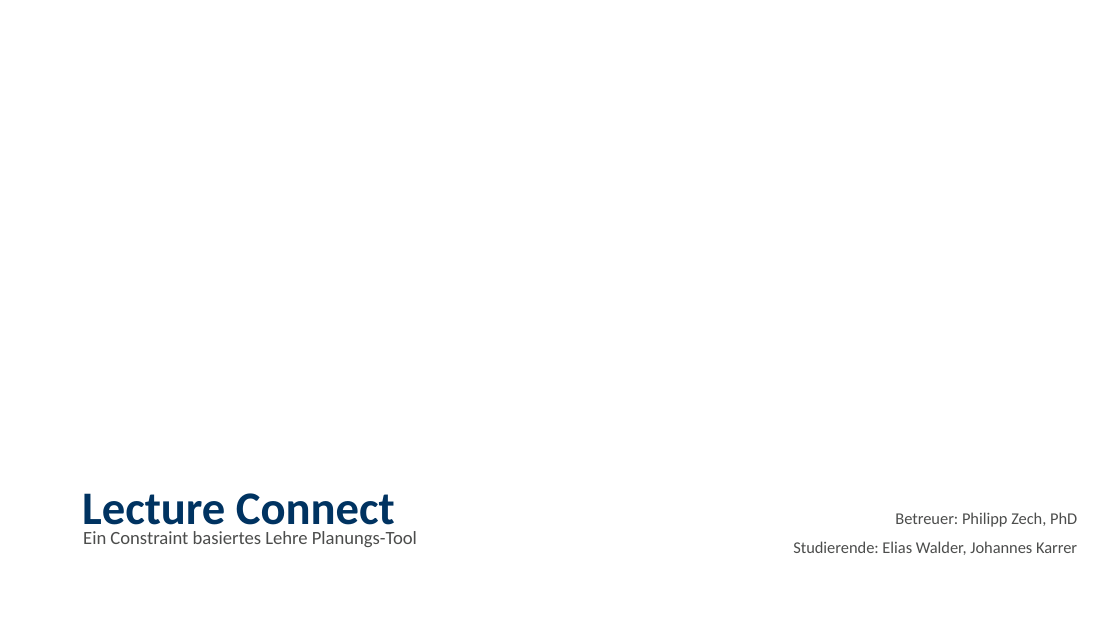
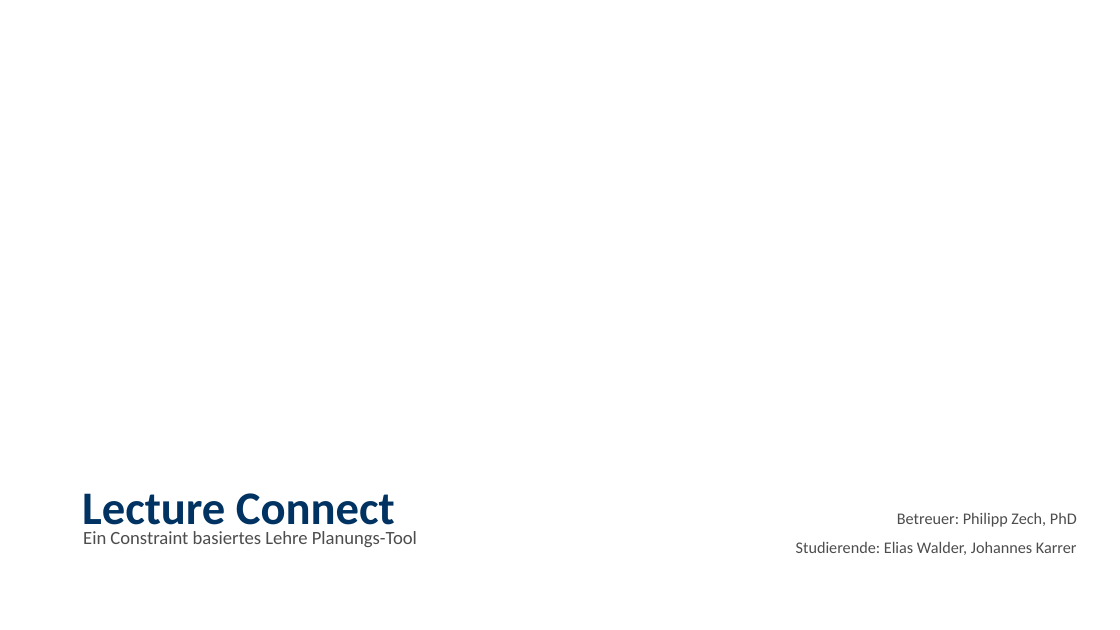
Before and after one commit to Darkuna/Lecture-Connect, a slide deck: slide 1 of Doku/Initialpräsentation/lecture-connect-initial-fin.pptx. Drawn at 1120x630 pixels with LibreOffice and Linux fonts; fonts in the diff are those of the drawing; background and template pictures are left out. Boxes give left, top, right and bottom in pixels: in the first picture for what was removed or moved away, otherwise in the second. Text is boxed around its words. In the diff, an @@ line names an element or a change of style, - is before the commit and + after.

```diff
--- a/Doku/Initialpräsentation/lecture-connect-initial-fin.pptx
+++ b/Doku/Initialpräsentation/lecture-connect-initial-fin.pptx
@@ text "Betreuer: Philipp Zech, PhD" at <box>796,512,1077,555</box>: size 14.1 to 13.9 pt @@
```
Also in this commit, not shown: 18 other slides changed, 1 other file.
